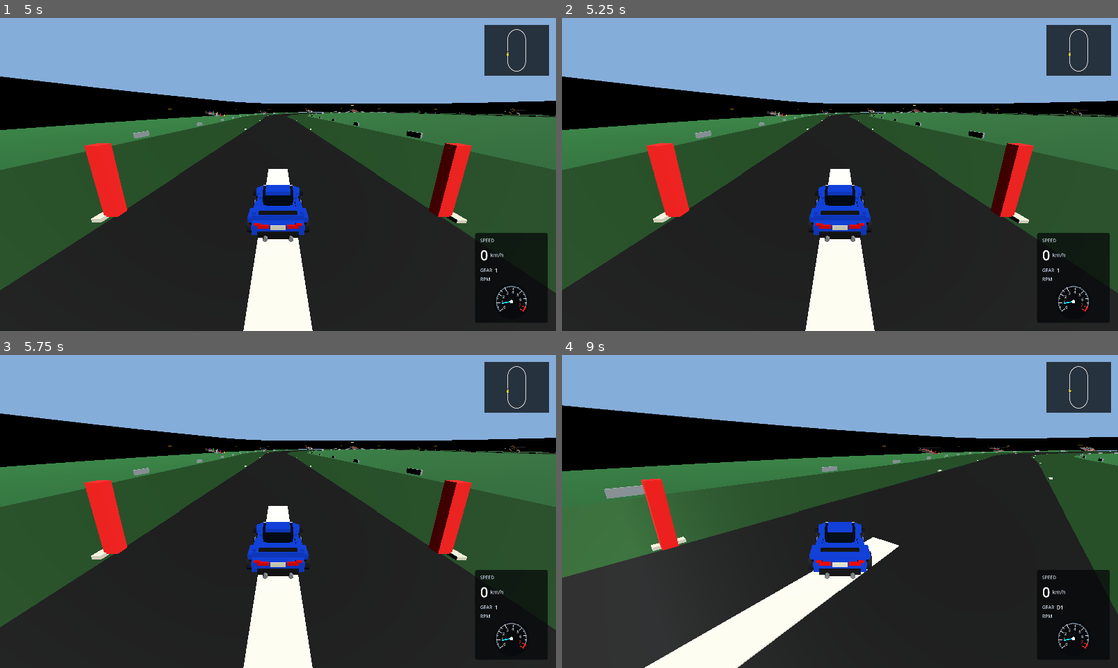
Above: before the commit, frames 1-4 (two rows, left to right).
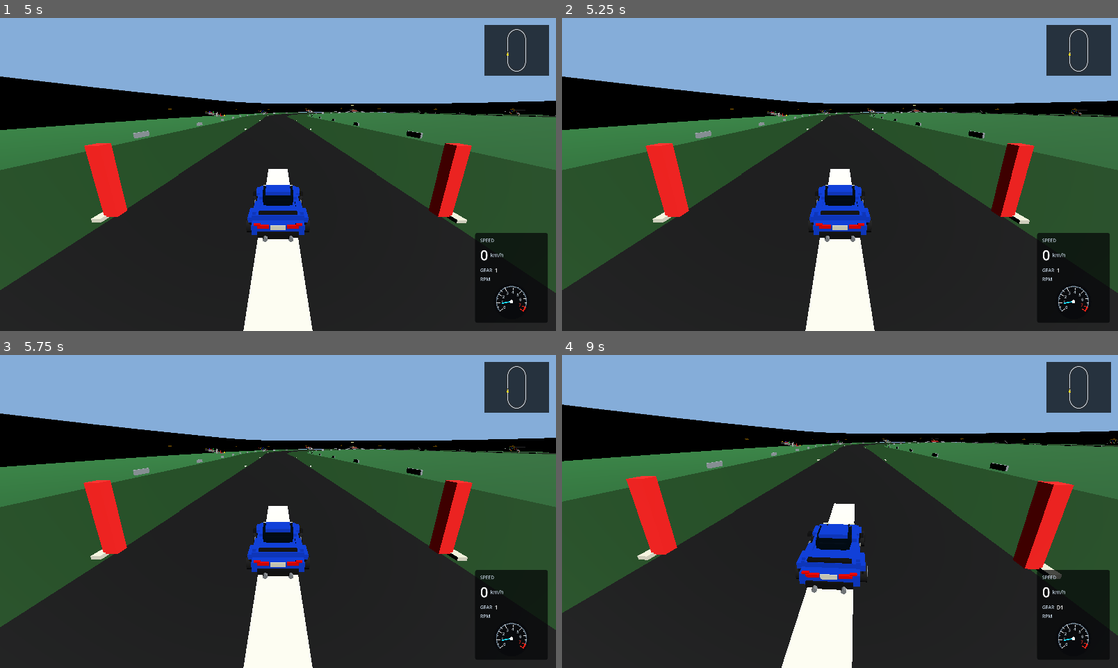
Above: after the commit, the same moments.

Repository: Dziuras98/car-game
Game: Godot game, scene res://scenes/startup.tscn
Same seed, same stepped clock (60 frames per second), same inputs: the game is played once before the commit and once after it.
Inputs:
- Up to frame 1 (5 s): click "Dowolny" at 0.5 s; click "Prosty owal" at 1.25 s; click "Nissan 370Z" at 2 s; click "370Z automat" at 2.75 s; hold Right (steer-right) 3.53-4.28 s; tap C (camera-back) at 3.6 s; tap Enter at 4.25 s; hold Down (brake) from 4.28 s (still down); tap T (switch-car) at 4.35 s
- Up to frame 2 (5.25 s): tap R (reset-car) at 5 s; release Down (brake) at 5.03 s; hold Right (steer-right) from 5.03 s (still down); tap C (camera-back) at 5.1 s
- Up to frame 3 (5.75 s): keep holding Right (steer-right)
- Up to frame 4 (9 s): tap R (reset-car) at 5.75, 8.75 s; release Right (steer-right) at 5.78 s; hold Up (accelerate) 5.78-6.53 s; tap T (switch-car) at 5.85, 7.35, 8.85 s; hold Left (steer-left) 6.53-8.03 s; tap C (camera-back) at 6.6, 8.1 s; hold Down (brake) 8.03-8.78 s; hold Right (steer-right) from 8.78 s (still down)

Frame 1 is identical in both runs. In frame 2, 0.2% of the frame differs, in the area x 0-100%, y 18-92%; in frame 3, 0.1%; in frame 4, 31%, in the area x 0-100%, y 10-100%.

Commit message:
Preserve global player spawn transforms

Diff:
--- a/scripts/game/player_car_spawn_controller.gd
+++ b/scripts/game/player_car_spawn_controller.gd
@@ -20,7 +20,7 @@
 	return _current_car_index
 
 
-func spawn_player_car(car_index: int, spawn_transform: Transform3D, player_input_enabled: bool) -> PlayerCarController:
+func spawn_player_car(car_index: int, spawn_global_transform: Transform3D, player_input_enabled: bool) -> PlayerCarController:
 	if _owner == null or _factory == null or not _factory.has_available_cars():
 		return null
 
@@ -30,8 +30,8 @@
 		return null
 
 	clear_current_car()
-	car_controller.transform = spawn_transform
 	_owner.add_child(car_controller)
+	car_controller.global_transform = spawn_global_transform
 	car_controller.set_player_input_enabled(player_input_enabled)
 
 	_current_car = car_controller
@@ -39,12 +39,12 @@
 	return _current_car
 
 
-func switch_to_next_car(spawn_transform: Transform3D, player_input_enabled: bool) -> PlayerCarController:
+func switch_to_next_car(spawn_global_transform: Transform3D, player_input_enabled: bool) -> PlayerCarController:
 	if _factory == null or not _factory.has_available_cars():
 		return null
 
 	var next_index: int = (_current_car_index + 1) % _factory.get_available_count()
-	return spawn_player_car(next_index, spawn_transform, player_input_enabled)
+	return spawn_player_car(next_index, spawn_global_transform, player_input_enabled)
 
 
 func clear_current_car() -> void:
